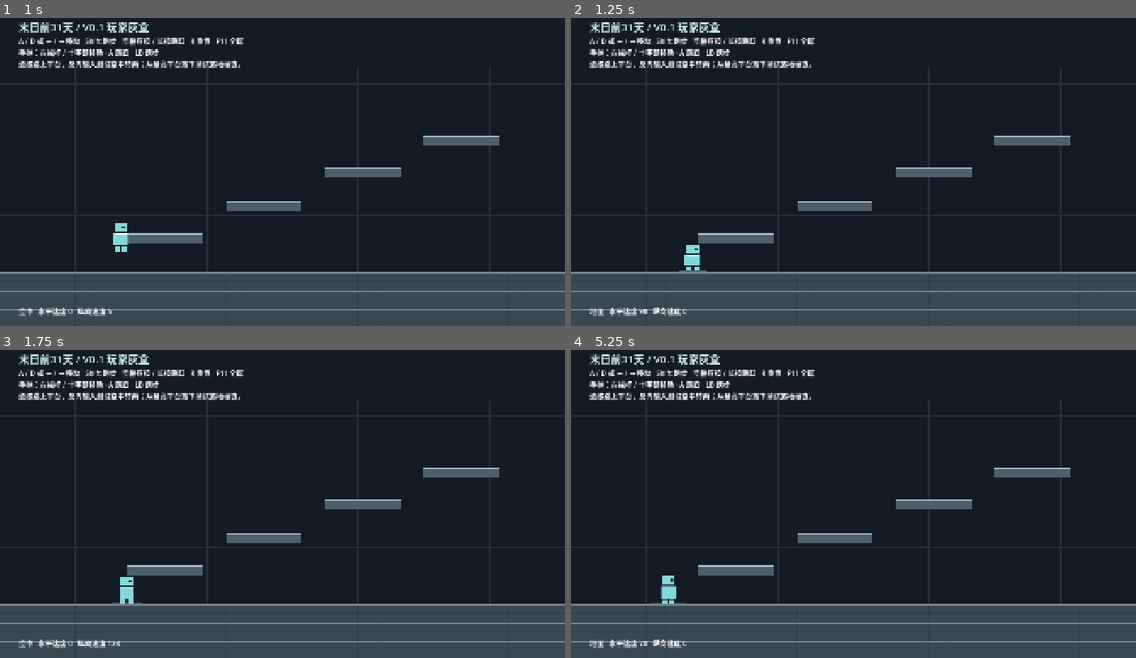
Above: before the commit, frames 1-4 (two rows, left to right).
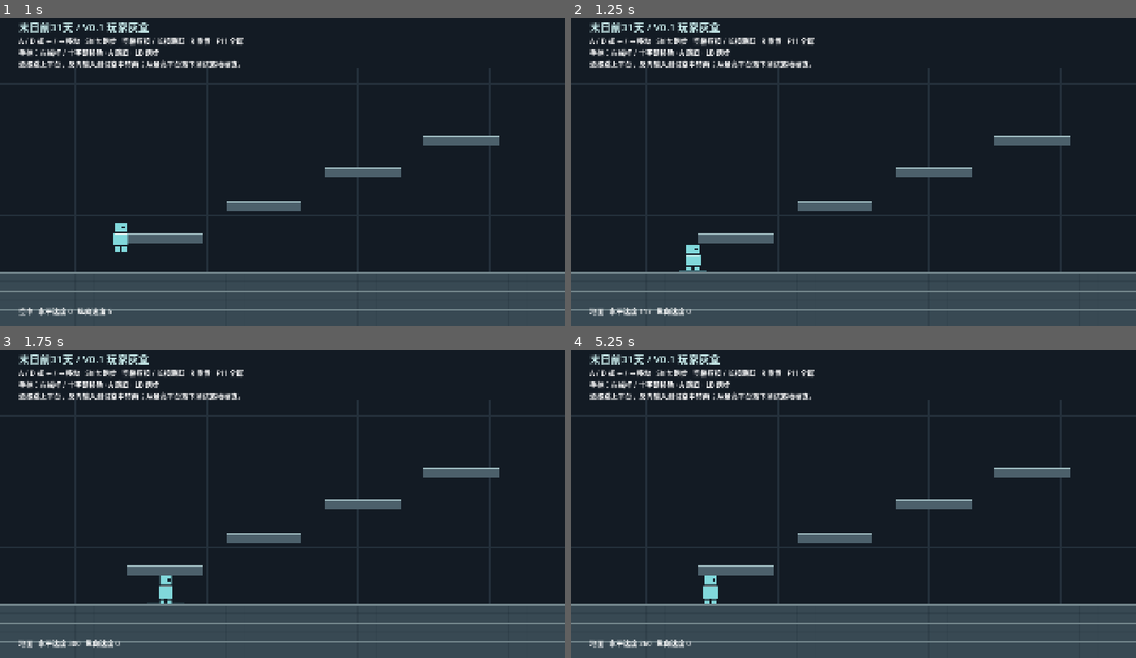
Above: after the commit, the same moments.

Repository: aiother/31DAYS-A
Game: Godot game, scene res://debug/movement_lab.tscn
Two runs of this game, one before a commit and one after it. Both use one fixed random seed, a clock stepped at 60 frames per second and the inputs below.
Inputs:
- Up to frame 1 (1 s): tap Enter at 0.5 s; hold D (move_right) from 0.53 s (still down); hold Shift (run) from 0.53 s (still down); tap Space (jump) at 0.77, 0.8 s
- Up to frame 2 (1.25 s): keep holding D (move_right); keep holding Shift (run); tap Space (jump) at 1.07 s
- Up to frame 3 (1.75 s): keep holding D (move_right); release Shift (run) at 1.28 s; tap Space (jump) at 1.35, 1.52 s; tap Shift (run) at 1.55 s
- Up to frame 4 (5.25 s): tap Space (jump) at 1.82, 2.3, 3.02, 3.32, 4.52, 4.82 s; release D (move_right) at 2.03 s; hold A (move_left) 2.03-2.78 s; hold Shift (run) 2.03-2.78 s; hold D (move_right) 2.78-4.28 s; tap Shift (run) at 2.85, 4.35 s; hold Space (jump) 3.53-4.28 s; hold A (move_left) 4.28-5.03 s; hold D (move_right) from 5.03 s (still down); hold Shift (run) from 5.03 s (still down)

Frame 1 is identical in both runs. In frame 2, 0.2% of the frame differs, in the area x 12-23%, y 76-97%; in frame 3, 0.6%, in the area x 3-31%, y 73-97%; in frame 4, 0.6%.

Commit message:
fix: prevent low platform corner snag and double hard landing recovery

Diff:
--- a/game/player/movement_config.gd
+++ b/game/player/movement_config.gd
@@ -17,4 +17,4 @@
 @export var edge_grace_distance: float = 32.0
 @export var edge_grace_time: float = 0.12
 @export var hard_landing_distance: float = 320.0
-@export var hard_landing_duration: float = 0.22
+@export var hard_landing_duration: float = 0.44
--- a/game/player/placeholder_visual.gd
+++ b/game/player/placeholder_visual.gd
@@ -22,7 +22,7 @@
 	sprite.scale = Vector2(1.25, 0.72) if hard else Vector2(1.12, 0.87)
 	_pulse = 1.0 if hard else 0.5
 	_feedback = create_tween()
-	_feedback.tween_property(sprite, "scale", Vector2.ONE, 0.22 if hard else 0.12)
+	_feedback.tween_property(sprite, "scale", Vector2.ONE, player.movement.hard_landing_duration if hard else 0.12)
 
 func _draw() -> void:
 	if _pulse > 0.0:
--- a/game/player/player.tscn
+++ b/game/player/player.tscn
@@ -8,6 +8,10 @@
 [sub_resource type="CapsuleShape2D" id="Body"]
 radius = 22.0
 height = 96.0
+
+[sub_resource type="CapsuleShape2D" id="PhysicsBody"]
+radius = 22.0
+height = 88.0
 
 [sub_resource type="RectangleShape2D" id="Hit"]
 size = Vector2(96, 64)
@@ -23,8 +27,8 @@
 movement = ExtResource("2")
 
 [node name="BodyCollision" type="CollisionShape2D" parent="."]
-position = Vector2(0, -48)
-shape = SubResource("Body")
+position = Vector2(0, -44)
+shape = SubResource("PhysicsBody")
 
 [node name="GameplayRoot" type="Node2D" parent="."]
 
--- a/game/tests/test_player.gd
+++ b/game/tests/test_player.gd
@@ -77,6 +77,31 @@
 	_release_inputs()
 	await _ticks(16)
 	_check(absf(_player.velocity.x) < 1.0, "release stops horizontal motion")
+	await _reset(Vector2(340, 880))
+	Input.action_press("move_right")
+	Input.action_press("run")
+	await _ticks(50)
+	_check(_player.global_position.x > 720.0 and _player.is_on_floor(), "run passes under lowest platform without corner snag")
+	_release_inputs()
+	await _reset(Vector2(740, 880))
+	Input.action_press("move_left")
+	Input.action_press("run")
+	await _ticks(50)
+	_check(_player.global_position.x < 400.0 and _player.is_on_floor(), "reverse run passes under lowest platform (x=%.1f)" % _player.global_position.x)
+	_release_inputs()
+	await _reset(Vector2(340, 880))
+	Input.action_press("move_right")
+	await _ticks(90)
+	_check(_player.global_position.x > 720.0 and _player.is_on_floor(), "walk passes under lowest platform")
+	_release_inputs()
+	await _reset(Vector2(560, 880))
+	Input.action_press("jump")
+	var highest_feet: float = _player.global_position.y
+	for i: int in range(24):
+		await _ticks(1)
+		highest_feet = minf(highest_feet, _player.global_position.y)
+	_check(highest_feet >= 887.0, "jump under platform respects solid underside")
+	_release_inputs()
 	var short_height: float = await _jump_height(1)
 	var long_height: float = await _jump_height(22)
 	_check(long_height > short_height + 100.0, "held jump higher than tap: %.1f / %.1f" % [long_height, short_height])
@@ -114,12 +139,15 @@
 			landed_hard = true
 			break
 	_check(landed_hard and _hard_lands > 0, "high fall emits hard landing and locks controls")
+	_check(is_equal_approx(_player.landing_lock_remaining, 0.44), "hard landing uses doubled 0.44 second duration")
 	Input.action_press("move_right")
 	Input.action_press("jump")
 	await _ticks(2)
 	_check(_player.is_on_floor() and absf(_player.velocity.x) < 1.0, "hard landing blocks jump and movement")
 	_release_inputs()
-	await _ticks(20)
+	await _ticks(14)
+	_check(_player.landing_lock_remaining > 0.0, "hard landing remains locked beyond old duration")
+	await _ticks(12)
 	_check(_player.landing_lock_remaining == 0.0, "hard landing lock expires")
 	# Leaving a modular platform grants grace within 1/3 of the 96px body.
 	await _reset(Vector2(650, 768))
Not shown: 1 places in game/player/player.tscn that only renumber resources
